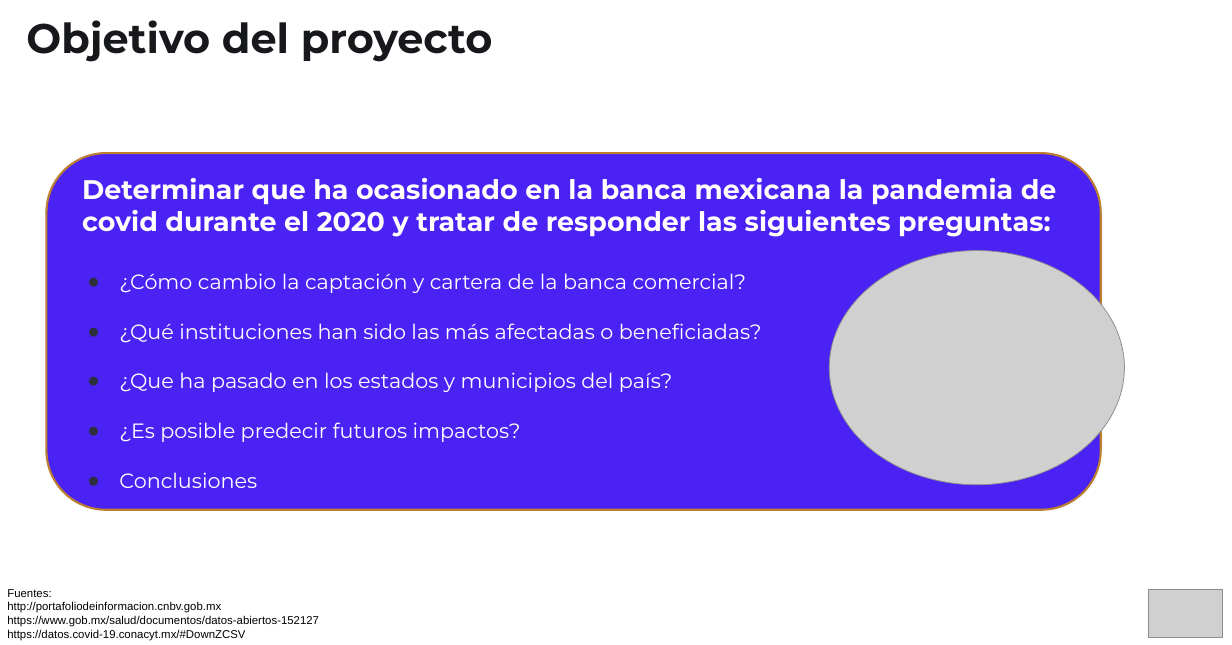
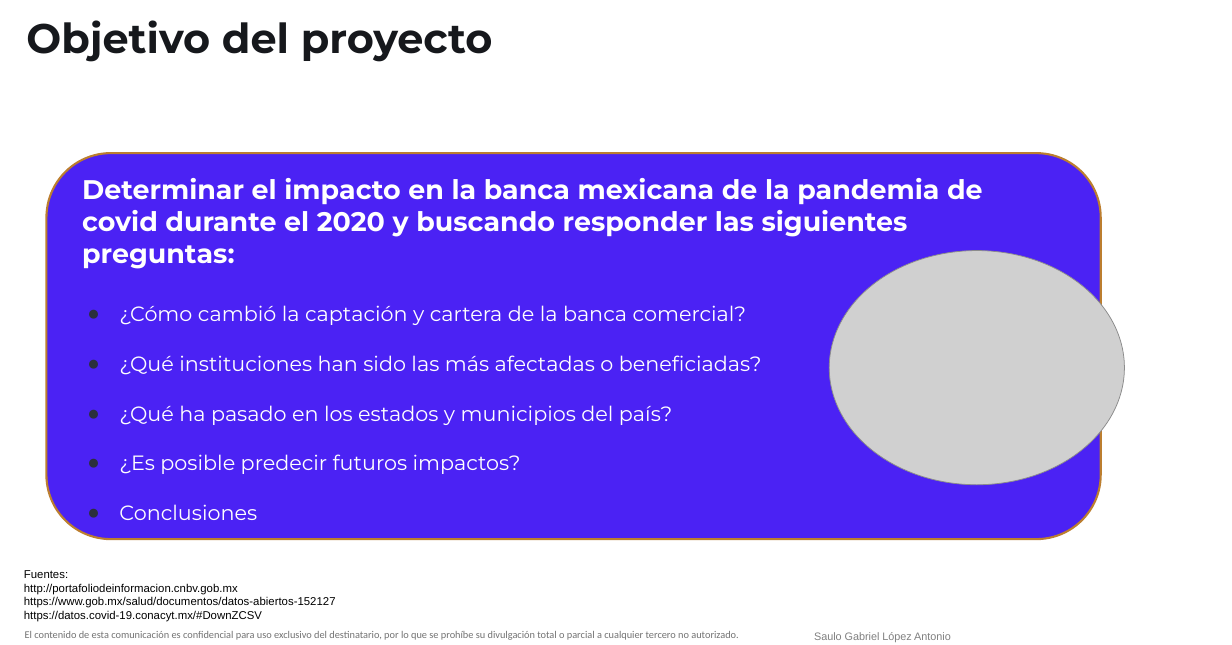
Before and after one commit to saulopez27/Impacto_banca_mexicana_covid, a slide deck: slide 2 of Impacto Banca mexicana por Covid.pptx. Drawn at 1232x645 pixels with LibreOffice and Linux fonts; fonts in the diff are those of the drawing; grey boxes stand for pictures; background and template pictures are left out. Boxes give left, top, right and bottom in pixels: in the first picture for what was removed or moved away, otherwise in the second. Text is boxed around its words. In the diff, an @@ line names an element or a change of style, - is before the commit and + after.

```diff
--- a/Impacto Banca mexicana por Covid.pptx
+++ b/Impacto Banca mexicana por Covid.pptx
@@ rounded rectangle: place and size @@
-rounded rectangle at [46,153,1100,510]
+rounded rectangle at [46,153,1100,539]
@@ text at [82,178,983,325]: text changed @@
-Determinar que ha ocasionado en la banca mexicana la pandemia de covid durante el 2020 y tratar de responder las siguientes preguntas:
-● ¿Cómo cambio la captación y cartera de la banca comercial?
+Determinar el impacto en la banca mexicana de la pandemia de covid durante el 2020 y buscando responder las siguientes preguntas:
+● ¿Cómo cambió la captación y cartera de la banca comercial?
@@ text at [119,405,672,425]: text changed @@
-● ¿Que ha pasado en los estados y municipios del país?
+● ¿Qué ha pasado en los estados y municipios del país?
@@ text "Fuentes:": place and size @@
-text "Fuentes:" at [7,589,319,641]
+text "Fuentes:" at [24,570,336,622]
@@ picture removed at [1149,590,1222,638] @@
@@ text added at [25,631,738,640], 10 pt, text #737373 @@
+El contenido de esta comunicación es confidencial para uso exclusivo del destinatario, por lo que se prohíbe su divulgación total o parcial a cualquier tercero no autorizado.
@@ text added at [814,632,951,642], 10.5 pt, text #808080 @@
+Saulo Gabriel López Antonio
```
Also in this commit, not shown: 16 other slides changed.
